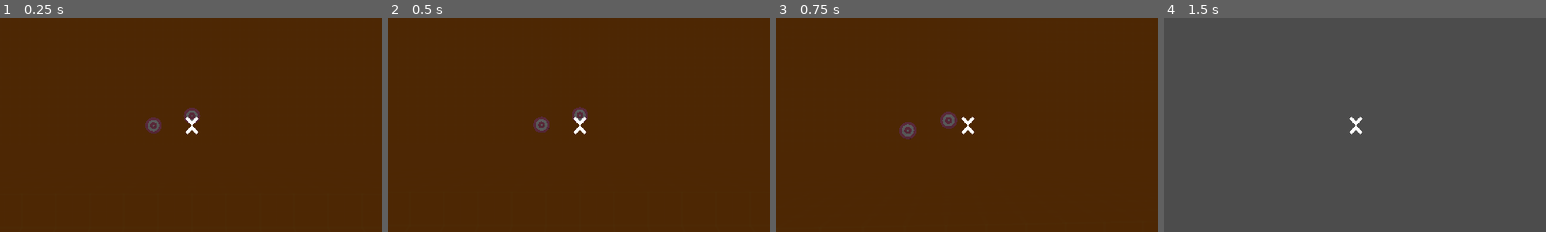
Above: before the commit, frames 1-4 (left to right).
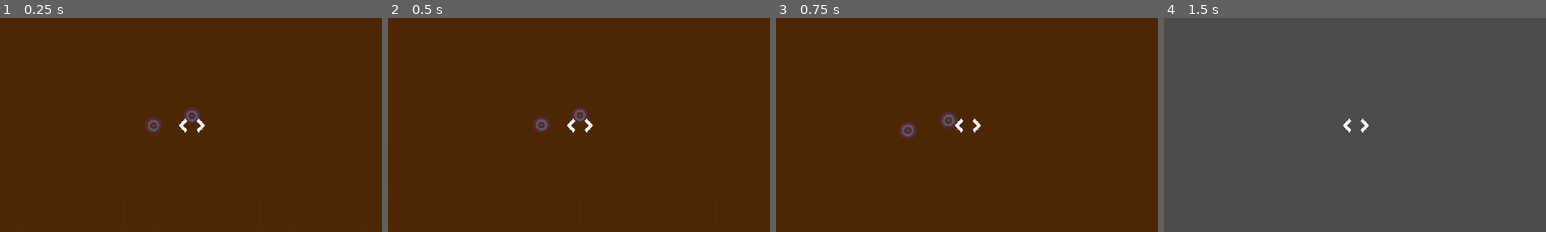
Above: after the commit, the same moments.

Repository: tengkuizdihar/competitive-fps
Game: Godot game, scene res://TestLevel.tscn
Same seed, same stepped clock (60 frames per second), same inputs: the game is played once before the commit and once after it.
Inputs (mouse positions are % of the whole screen's width and height, from its top left):
- Up to frame 1 (0.25 s): no input
- Up to frame 2 (0.5 s): no input
- Up to frame 3 (0.75 s): tap Enter at 0.5 s; move the mouse to (55, 50) at 0.52 s; hold W (player_forward) from 0.53 s (still down); click (55, 50) at 0.6 s
- Up to frame 4 (1.5 s): keep holding W (player_forward); tap Space (player_jump) at 0.77 s; move the mouse to (45, 50) at 1.27 s; tap Ctrl (player_crouch) at 1.35 s
The pictures show only the part of the screen within x 25-75%, y 25-75%; the shares and areas given below are measured in that part.

The runs differ from the first frame. In frame 1, 0.3% of the frame differs, in the area x 46-54%, y 45-55%; in frame 2, 0.3%; in frame 3, 0.3%; in frame 4, 0.3%.

Commit message:
more update about shooting gallery and crosshair

Diff:
--- a/compegodot/Player.gd
+++ b/compegodot/Player.gd
@@ -197,7 +197,7 @@
 func fire_to_direction() -> void:
 	if Input.is_action_just_pressed("player_shoot"):
 		var colliding = center_raycast.get_collider()
-		if "i_health" in colliding:
+		if colliding and "i_health" in colliding:
 			colliding.i_health.change_health(-100)
 	elif Input.is_action_just_released("player_shoot"):
 		pass
--- a/compegodot/Player.tscn
+++ b/compegodot/Player.tscn
@@ -1,7 +1,7 @@
 [gd_scene load_steps=11 format=2]
 
 [ext_resource path="res://Player.gd" type="Script" id=1]
-[ext_resource path="res://assets/crosshair_temp/crosshair.tres" type="Texture" id=2]
+[ext_resource path="res://assets/crosshair_temp/default_crosshair.tres" type="Texture" id=2]
 [ext_resource path="res://middlescreen.gd" type="Script" id=3]
 [ext_resource path="res://CameraSmoothPhysics.gd" type="Script" id=4]
 
@@ -64,22 +64,6 @@
 "_edit_use_anchors_": false
 }
 
-[node name="Crosshair" type="TextureRect" parent="Pivot/Camera/Control"]
-anchor_left = 0.5
-anchor_top = 0.5
-anchor_right = 0.5
-anchor_bottom = 0.5
-margin_left = -3.00006
-margin_top = -8.00003
-margin_right = 20.9999
-margin_bottom = 24.0
-mouse_filter = 2
-texture = ExtResource( 2 )
-script = ExtResource( 3 )
-__meta__ = {
-"_edit_use_anchors_": false
-}
-
 [node name="VBoxContainer" type="VBoxContainer" parent="Pivot/Camera/Control"]
 margin_right = 153.0
 margin_bottom = 50.0
@@ -116,6 +100,22 @@
 "_edit_use_anchors_": false
 }
 
+[node name="Crosshair" type="TextureRect" parent="Pivot/Camera/Control"]
+anchor_left = 0.5
+anchor_top = 0.5
+anchor_right = 0.5
+anchor_bottom = 0.5
+margin_left = -24.0
+margin_top = -12.0
+margin_right = 24.0
+margin_bottom = 12.0
+mouse_filter = 2
+texture = ExtResource( 2 )
+script = ExtResource( 3 )
+__meta__ = {
+"_edit_use_anchors_": false
+}
+
 [node name="CenterRaycast" type="RayCast" parent="Pivot/Camera"]
 enabled = true
 cast_to = Vector3( 0, 0, -300 )
--- /dev/null
+++ b/compegodot/assets/crosshair_temp/default_crosshair.tres
@@ -0,0 +1,7 @@
+[gd_resource type="AtlasTexture" load_steps=2 format=2]
+
+[ext_resource path="res://assets/crosshair_temp/crosshairs_tilesheet_white@2.png" type="Texture" id=1]
+
+[resource]
+atlas = ExtResource( 1 )
+region = Rect2( 316, 328, 48, 24 )
--- /dev/null
+++ b/compegodot/world_item/RandomShootingGallery.gd
@@ -0,0 +1,28 @@
+tool
+extends Spatial
+
+# Target that's going to be randomly spawned in the level
+export (PackedScene) var target_scene
+var collision_area: CollisionShape
+
+func _get_configuration_warning() -> String:
+	for i in get_children():
+		if i is CollisionShape and i.shape is BoxShape:
+			return ""
+	return "Must have a CollisionShape with BoxShape for area of randomness."
+
+
+func _ready() -> void:
+	if not Engine.editor_hint:
+		for i in get_children():
+			if i is CollisionShape and i.shape is BoxShape:
+				collision_area = i
+				break
+
+func get_random_points_inside_area() -> Vector3:
+	var shape = collision_area.shape as BoxShape
+	# TODO get random point inside of the box transformed by collision area transform
+	return Vector3()
+
+# TODO in ready, spawn and connect the dead signal in targets
+# TODO set the spawn position to get_random_points_inside_area()
--- /dev/null
+++ b/compegodot/world_item/RandomShootingGallery.tscn
@@ -0,0 +1,8 @@
+[gd_scene load_steps=3 format=2]
+
+[ext_resource path="res://world_item/RandomShootingGallery.gd" type="Script" id=1]
+[ext_resource path="res://world_item/ShootingTarget.tscn" type="PackedScene" id=2]
+
+[node name="RandomShootingGallery" type="Spatial"]
+script = ExtResource( 1 )
+target_scene = ExtResource( 2 )
